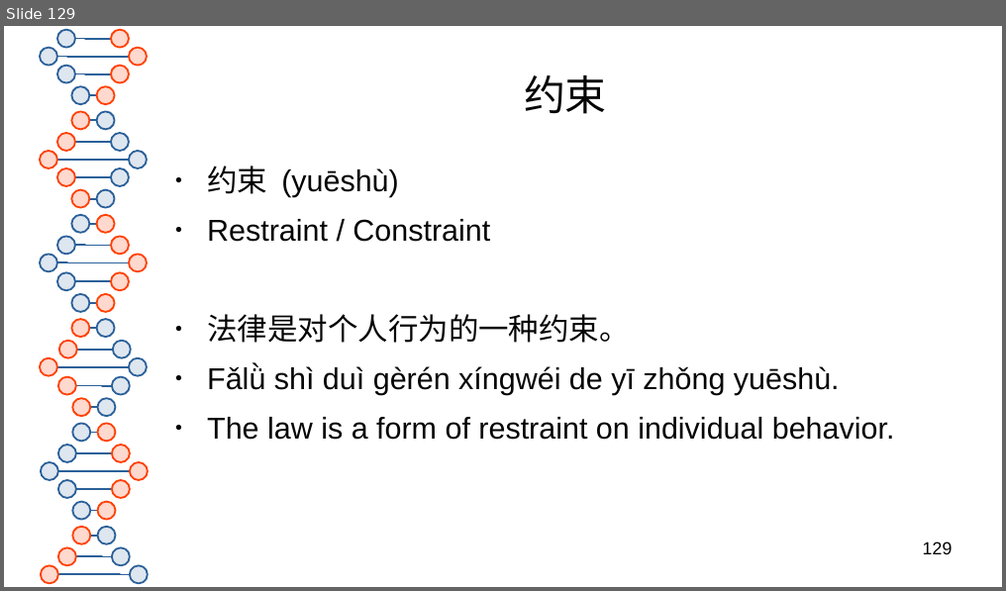
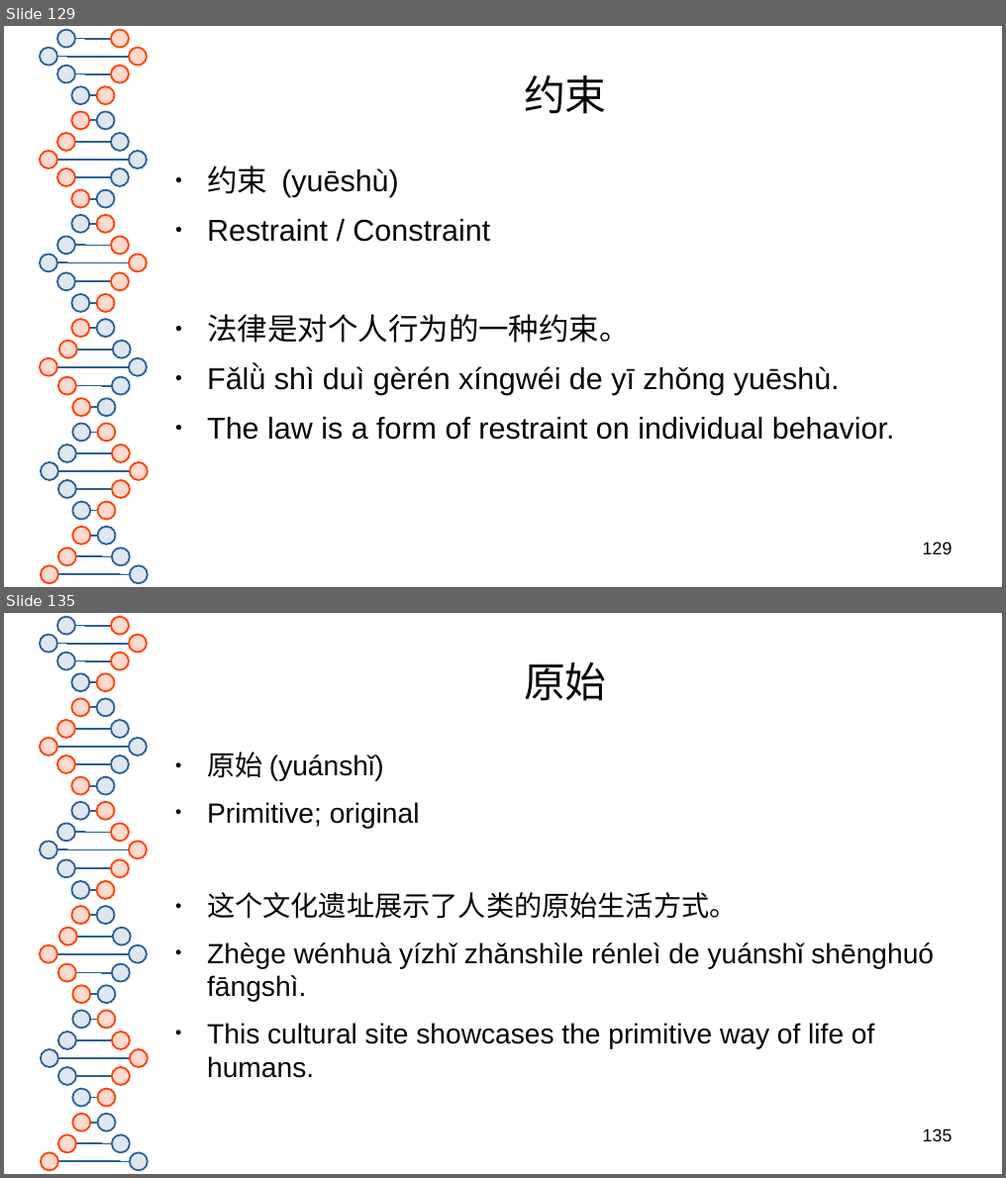
Before and after one commit to 23x41/HSK3.0, a slide deck: HSK 3.0 Level 5.odp. Shown one above the other, each under a label of ours: slide 129 before the commit, slides 129 and 135 after it; the slides between them are not shown. The pictures are 1006x591 and 1006x1178 pixels, drawn with LibreOffice and Linux fonts; fonts in the diff are those of the drawing. Boxes give left, top, right and bottom in pixels: in the first picture for what was removed or moved away, otherwise in the second. Text is boxed around its words. In the diff, an @@ line names an element or a change of style, - is before the commit and + after.

```diff
--- a/HSK 3.0 Level 5.odp
+++ b/HSK 3.0 Level 5.odp
@@ slide 135 added at bbox=[4, 613, 1002, 1174], background #FFFFFF; not listed: 81 template elements that a slide beside it also shows @@
@@ title added at bbox=[524, 663, 607, 701], 33 pt, text #050505 @@
+原始
@@ text added at bbox=[207, 752, 934, 1078], 22.2 pt, text #050505 @@
+● 原始 (yuánshǐ)
+● Primitive; original
+● 这个文化遗址展示了人类的原始生活方式。
+● Zhège wénhuà yízhǐ zhǎnshìle rénleì de yuánshǐ shēnghuó fāngshì.
+● This cultural site showcases the primitive way of life of humans.
@@ page number added at bbox=[923, 1129, 952, 1142], 14 pt, text #000000 @@
+135
```
Also in this commit, not shown: 71 other slides added, 1 other file.
